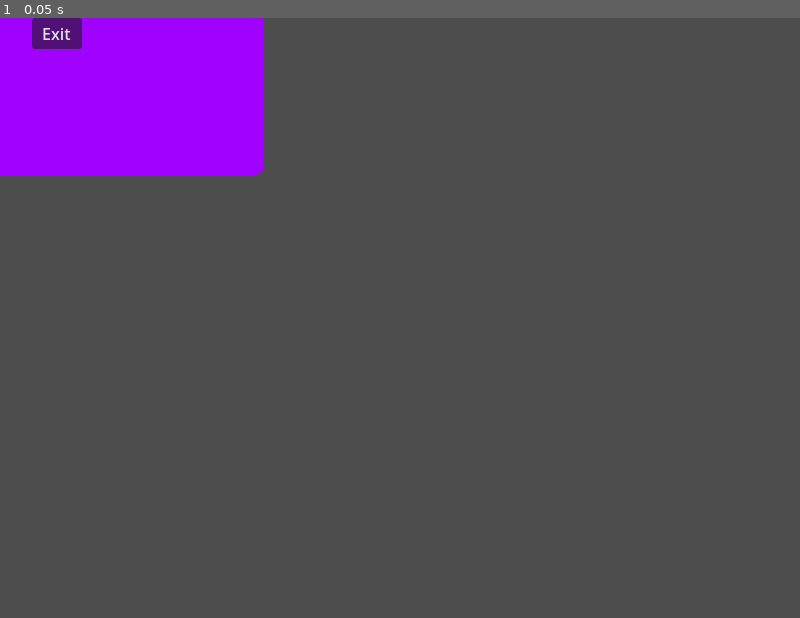
Above: before the commit, frame 1.
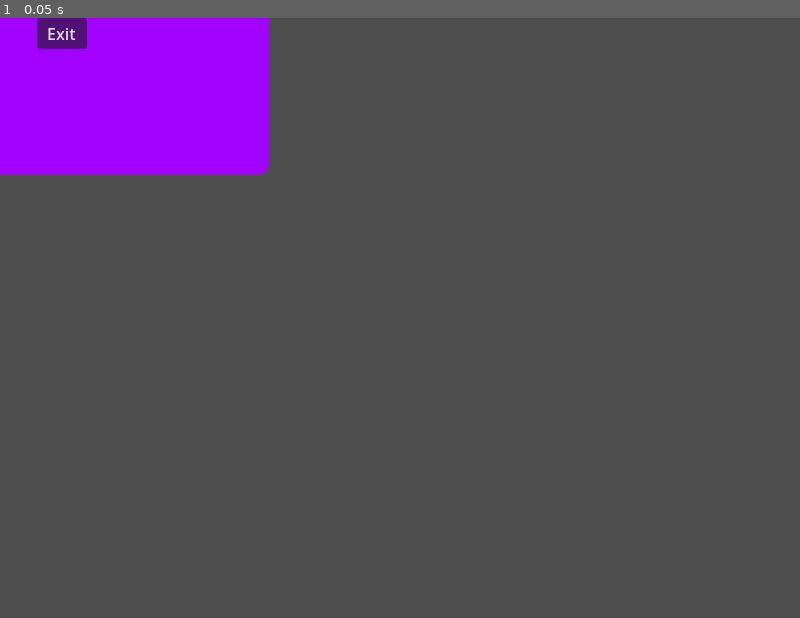
Above: after the commit, the same moment.

Repository: beki-github/speed-click
Game: Godot game, scene res://scenes/GameOver.tscn
Two runs of this game, one before a commit and one after it. Both use one fixed random seed, a clock stepped at 60 frames per second and the inputs below. This scene is started directly instead of the project's main scene.
Inputs:
- Up to frame 1 (0.05 s): no input

The runs differ from the first frame. In frame 1, 0.3% of the frame differs, in the area x 4-34%, y 0-27%.

Commit message:
fixed the scene transition from gameover to game scene

Diff:
--- a/scenes/GameOver.tscn
+++ b/scenes/GameOver.tscn
@@ -22,12 +22,19 @@
 metadata/_edit_use_anchors_ = true
 
 [node name="Panel" type="Panel" parent="Control" unique_id=1677080899]
-layout_mode = 0
-offset_left = -6.0
-offset_right = 513.0
-offset_bottom = 332.0
+layout_mode = 1
+anchors_preset = 8
+anchor_left = 0.5
+anchor_top = 0.5
+anchor_right = 0.5
+anchor_bottom = 0.5
+offset_left = -259.5
+offset_top = -166.0
+offset_right = 259.5
+offset_bottom = 166.0
+grow_horizontal = 2
+grow_vertical = 2
 theme_override_styles/panel = SubResource("StyleBoxFlat_ihdkw")
-metadata/_edit_use_anchors_ = true
 
 [node name="Game Over text" type="Label" parent="Control/Panel" unique_id=570241635]
 layout_mode = 1
--- a/scripts/game.gd
+++ b/scripts/game.gd
@@ -86,13 +86,14 @@
 
 
 func on_ball_cleared():
+	score=score-5
 	freeze_time(0.75)
 	spawn_ball()
 
 func _on_circle_cleared():
 	if !game_running:
 		return
-	score += 1
+	score += 10
 	get_node("/root/Game/Camera2D/Score").text = "Score: "+str(score)
 	spawn_circle()
 
@@ -100,10 +101,13 @@
 func _on_retry_pressed():
 	start_Game()
 
+
 func _on_timer_timeout() -> void:
 	Input.set_mouse_mode(Input.MOUSE_MODE_VISIBLE)
+	Game_over_box()
 	game_running = false
-	Game_over_box()
+
+
 func freeze_time(duration: float = 1.0):
 	Engine.time_scale = 0.0
 	await get_tree().create_timer(duration, true, false, true).timeout
